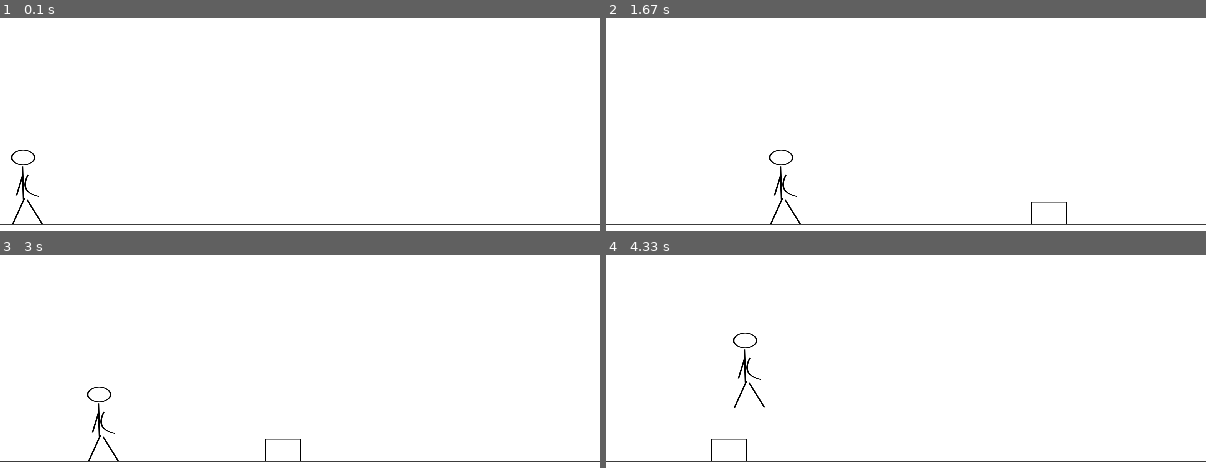
Above: before the commit, frames 1-4 (two rows, left to right).
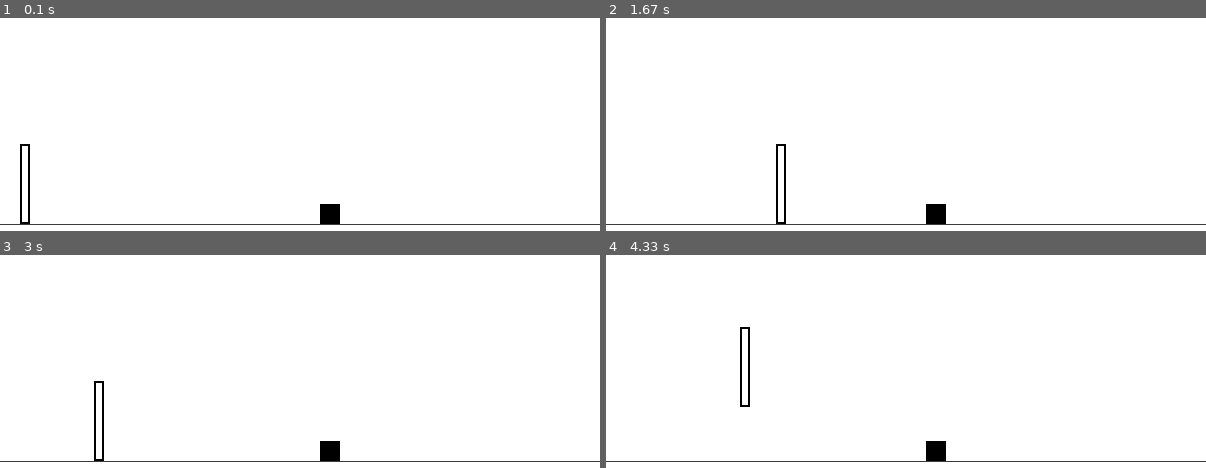
Above: after the commit, the same moments.

Repository: VeroniBraakman/Basic_Game
Game: pygame game, started from PygameTest.py
The game is run twice, just before and just after one commit, with the same random seed, the same clock (stepped at 60 frames per second) and the same inputs.
Inputs:
- Up to frame 1 (0.1 s): no input
- Up to frame 2 (1.67 s): hold Space 0.33-0.8 s; hold Right 0.33-0.8 s; hold Right 0.83-1.3 s; tap Space at 0.9, 1.2, 1.4 s; hold Right from 1.33 s (still down)
- Up to frame 3 (3 s): tap Space at 1.7, 1.9, 2.2, 2.47, 2.77, 2.9 s; release Right at 1.8 s; hold Left 1.83-2.37 s; hold Left 2.4-2.8 s; hold Right from 2.83 s (still down)
- Up to frame 4 (4.33 s): tap Space at 3.2, 3.57, 3.87, 4.07 s; release Right at 3.47 s; hold Left 3.5-3.97 s; hold Right from 4 s (still down)

The runs differ from the first frame. In frame 1, 0.8% of the frame differs, in the area x 1-57%, y 59-97%; in frame 2, 0.8%; in frame 3, 0.8%; in frame 4, 0.8%, in the area x 17-57%, y 33-97%.

Commit message:
draw vs blit

Diff:
--- a/PygameTest.py
+++ b/PygameTest.py
@@ -3,7 +3,6 @@
 p.init()
 
 WIDTH, HEIGHT = 600, 300
-R_BORDER = 570
 SCREEN = p.display.set_mode((WIDTH, HEIGHT))
 p.display.set_caption("Basic Game")
 
@@ -12,45 +11,25 @@
 GREY = (60, 60, 60)
 WHITE = (255, 255, 255)
 FPS = 60
-FIGURE = p.image.load('poppetje.png')
-OBJECT= p.image.load('object1.png')
-main_character = p.transform.scale(FIGURE, (50,80))
-main_object = p.transform.scale(OBJECT, (40, 25))
 jump = False
 
-def draw_window(m_c, m_o):
+def draw_window():
+    x = 320
+    y = 225
     SCREEN.fill(WHITE)
-    SCREEN.blit(main_character, (m_c.x, m_c.y))
-    SCREEN.blit(main_object, (m_o.x, m_o.y))
     p.draw.line(SCREEN, GREY, (0, 245), (600, 245), 1)
-    p.display.update()
+    obstacle = p.draw.rect(SCREEN, BLACK, p.Rect(x, y, 20, 20))
 
-def move_main_character(m_c):
+def create_a_hero(hero):
+    p.draw.rect(SCREEN, BLACK, p.Rect(hero.x, hero.y, 10, 80), 2)
     key_input = p.key.get_pressed()
-    if key_input[p.K_RIGHT] and m_c.x <= R_BORDER:
-        m_c.x += 2
-    if key_input[p.K_LEFT] and m_c.x >= 0:
-        m_c.x -= 2
-
-def detect_collision(m_o, m_c):
-    #if m_o.x < m_c.x and m_c.y >= 168:
-    #    m_c.x = 0
-    if m_c.x == m_o.x and m_c.y > 158:
-        print("Hello")
-        m_c.x = 0
-        # dit werkt niet goed.
-
-def move_main_object(m_o):
-    p.time.delay(10)
-    m_o.x = m_o.x - VEL
-    #print(m_o.x)
-    if m_o.x < -40:
-        m_o.x = 620
-
+    if key_input[p.K_RIGHT] and hero.x <= WIDTH:
+        hero.x += 2
+    if key_input[p.K_LEFT] and hero.x >= 0:
+        hero.x -= 2
 
 def main():
-    m_c = p.Rect((0, 168), (10, 10))
-    m_o = p.Rect((620, 222), (10, 10))
+    hero = p.Rect((20, 165), (10, 80))
     jump = False
     jumpCount = 0
     jumpMax = 15
@@ -59,10 +38,9 @@
     run = True
     while run:
         clock.tick(FPS)
-        move_main_object(m_o)
-        move_main_character(m_c)
-        detect_collision(m_o, m_c)
-        draw_window(m_c, m_o)
+        draw_window()
+        create_a_hero(hero)
+        p.display.update()
 
         for e in p.event.get():
             if e.type == p.QUIT:
@@ -73,7 +51,7 @@
                     jumpCount = jumpMax
 
         if jump:
-            m_c.y -= jumpCount
+            hero.y -= jumpCount
             if jumpCount > -jumpMax:
                 jumpCount -= 1
             else:
Binary file removed: object1.png
Binary file removed: poppetje.png
